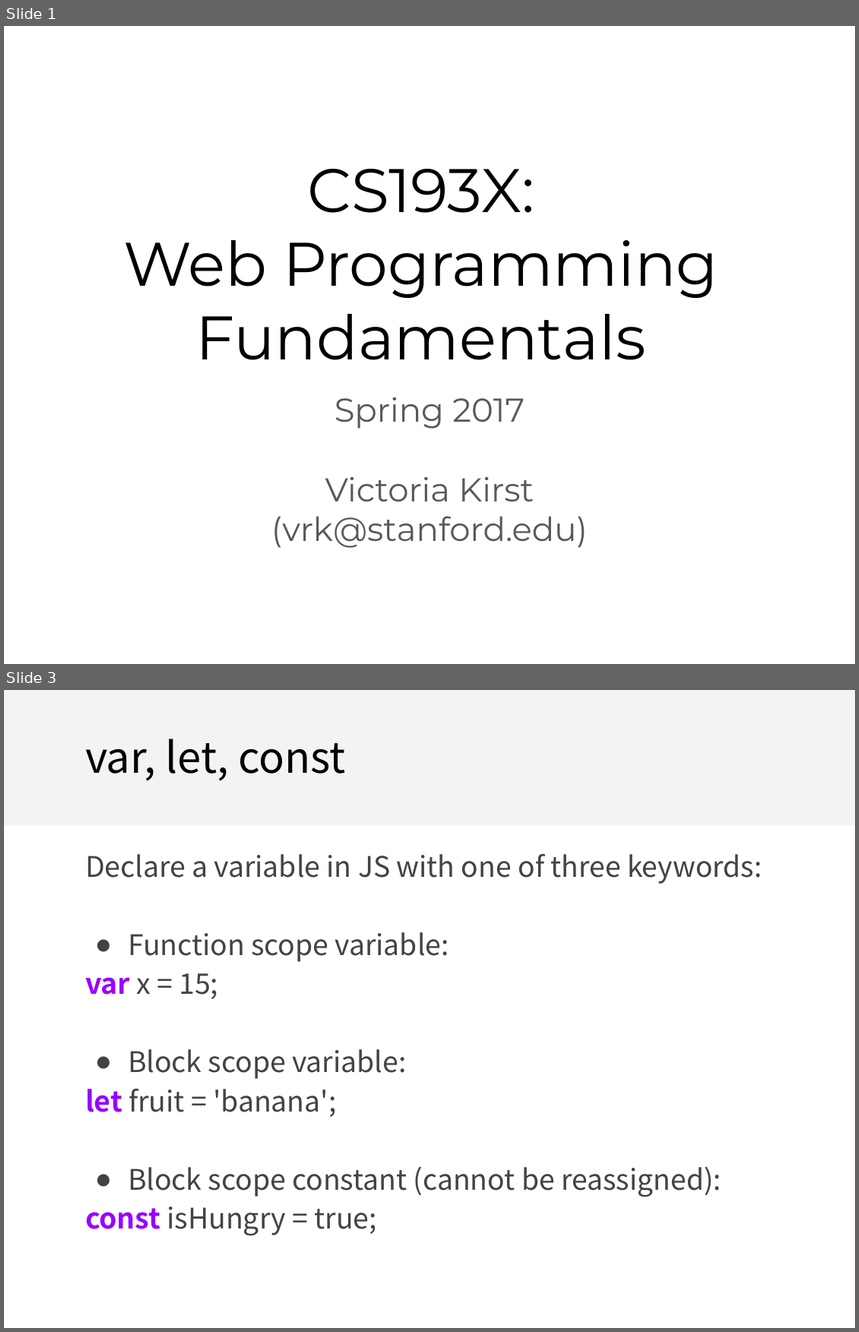
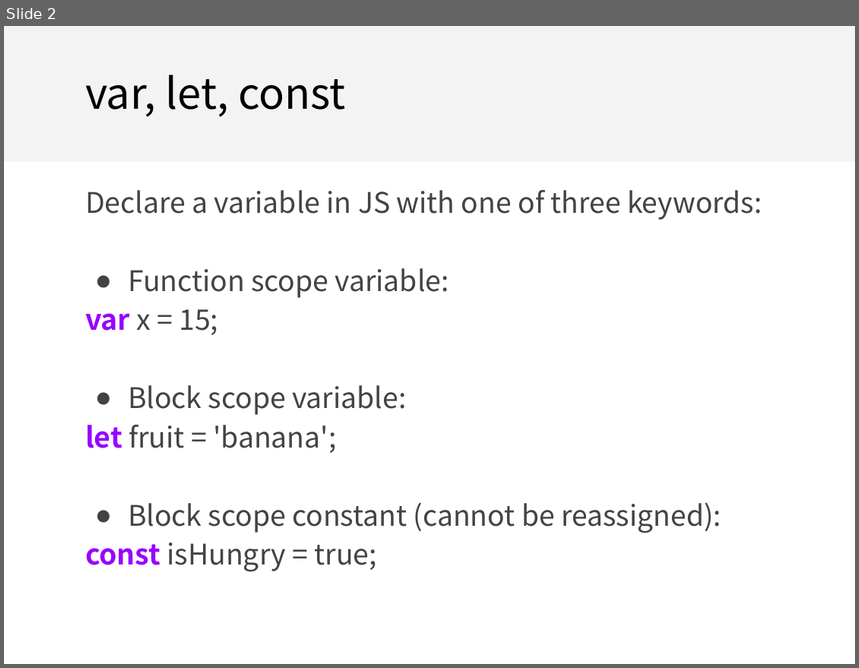
Before and after one commit to fullstackccu/fullstackccu.github.io, a slide deck: lectures/08/lecture08.odp. Shown one above the other, each under a label of ours: slides 1 and 3 before the commit, slide 2 after it; the slides between them are not shown. The pictures are 859x1332 and 859x668 pixels, drawn with LibreOffice and Linux fonts; fonts in the diff are those of the drawing. Boxes give left, top, right and bottom in pixels: in the first picture for what was removed or moved away, otherwise in the second. Text is boxed around its words. In the diff, an @@ line names an element or a change of style, - is before the commit and + after.

```diff
--- a/lectures/08/lecture08.odp
+++ b/lectures/08/lecture08.odp
@@ slide 1 removed at (4, 26, 855, 664), background #FFFFFF @@
@@ title removed at (123, 169, 718, 360) @@
-CS193X:
-Web Programming
-Fundamentals
@@ subtitle removed at (272, 398, 588, 548) @@
-Spring 2017
-Victoria Kirst
-(vrk@stanford.edu)
@@ what was slide 3 is now slide 2 @@
```
Also in this commit, not shown: 1 slide added, 1 other slide removed.
